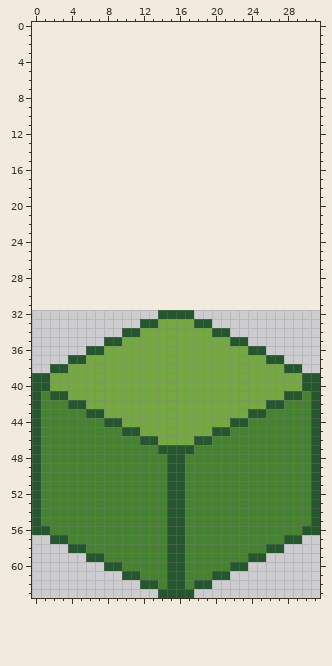
Two states of a pixel-art file, Art Assets/Ville/GroundTile.aseprite. Above: the version before the commit.
32x32 pixels, 1 frame. The old version is drawn lined up with the new one, on the new canvas.
And afterwards:
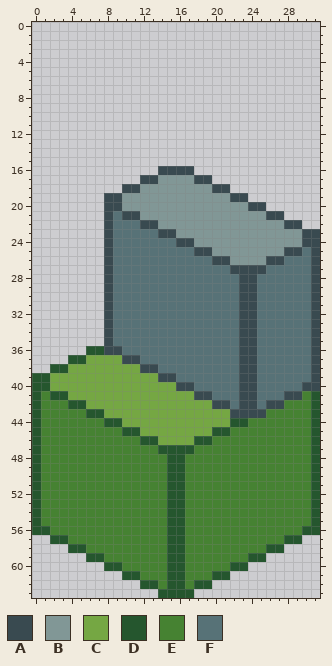
Palette (. is transparent): A #394a50  B #819796  C #75a743  D #25562e  E #468232  F #577277
Diff:
canvas 32x32 -> 32x64, the old top-left corner now at 0,32
y 16: x 14..17 .... -> AAAA
y 17: x 12..19 ........ -> AABBBBAA
y 18: x 10..21 ............ -> AABBBBBBBBAA
y 19: x 8..23 ................ -> AABBBBBBBBBBBBAA
y 20: x 8..25 .................. -> AABBBBBBBBBBBBBBAA
y 21: x 8..27 .................... -> AFAABBBBBBBBBBBBBBAA
y 22: x 8..29 ...................... -> AFFFAABBBBBBBBBBBBBBAA
y 23: x 8..31 ........................ -> AFFFFFAABBBBBBBBBBBBBBAA
y 24: x 8..31 ........................ -> AFFFFFFFAABBBBBBBBBBBBAA
y 25: x 8..31 ........................ -> AFFFFFFFFFAABBBBBBBBAAFA
y 26: x 8..31 ........................ -> AFFFFFFFFFFFAABBBBAAFFFA
y 27: x 8..31 ........................ -> AFFFFFFFFFFFFFAAAAFFFFFA
y 28..31: x 8..31 ........................ -> AFFFFFFFFFFFFFFAAFFFFFFA
y 32: x 8..31 ......DDDD.............. -> AFFFFFFFFFFFFFFAAFFFFFFA
y 33: x 8..31 ....DDCCCCDD............ -> AFFFFFFFFFFFFFFAAFFFFFFA
y 34: x 8..31 ..DDCCCCCCCCDD.......... -> AFFFFFFFFFFFFFFAAFFFFFFA
y 35: x 8..31 DDCCCCCCCCCCCCDD........ -> AFFFFFFFFFFFFFFAAFFFFFFA
y 36: x 8..31 CCCCCCCCCCCCCCCCDD...... -> AAFFFFFFFFFFFFFAAFFFFFFA
y 37: x 10..31 CCCCCCCCCCCCCCCCDD.... -> AAFFFFFFFFFFFAAFFFFFFA
y 38: x 12..31 CCCCCCCCCCCCCCCCDD.. -> AAFFFFFFFFFAAFFFFFFA
y 39: x 14..31 CCCCCCCCCCCCCCCCDD -> AAFFFFFFFAAFFFFFFA
y 40: x 16..31 CCCCCCCCCCCCCCDD -> AAFFFFFAAFFFFFAA
y 41: x 18..29 CCCCCCCCCCDD -> AAFFFAAFFFAA
y 42: x 20..27 CCCCCCDD -> AAFAAFAA
y 43: x 22..25 CCDD -> AAAA
Changed places in both pictures, as pixel boxes (x1, y1, x2, y2):
changed: (104, 166, 320, 418)
